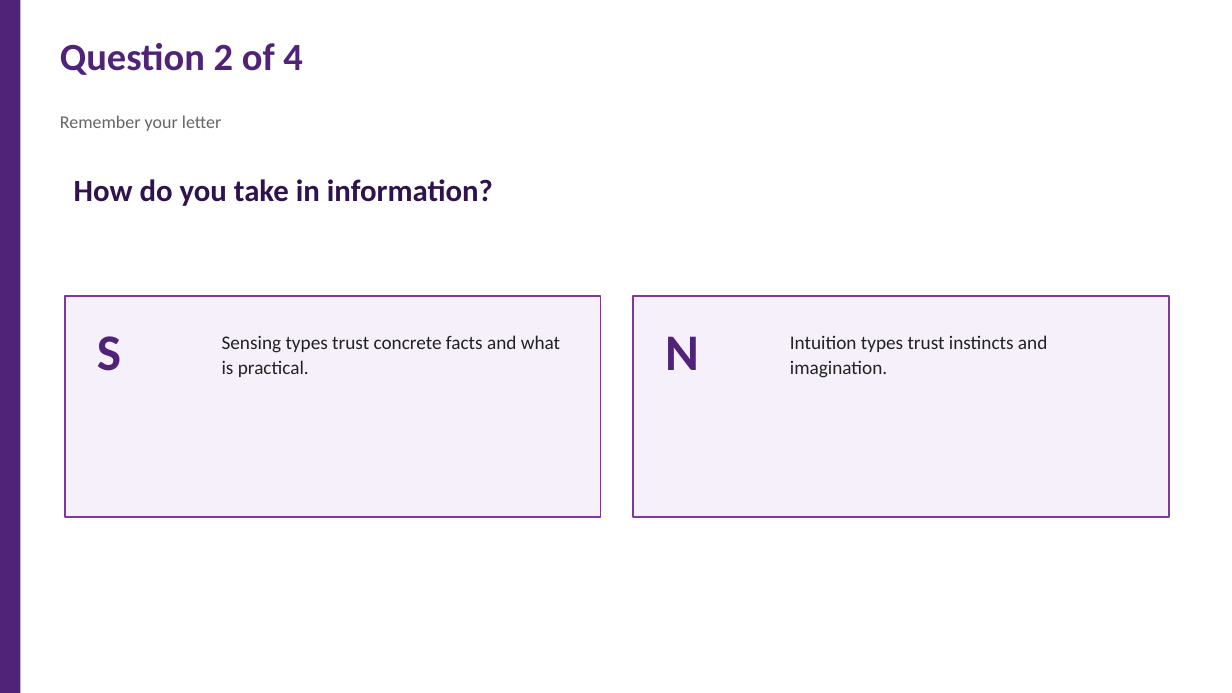
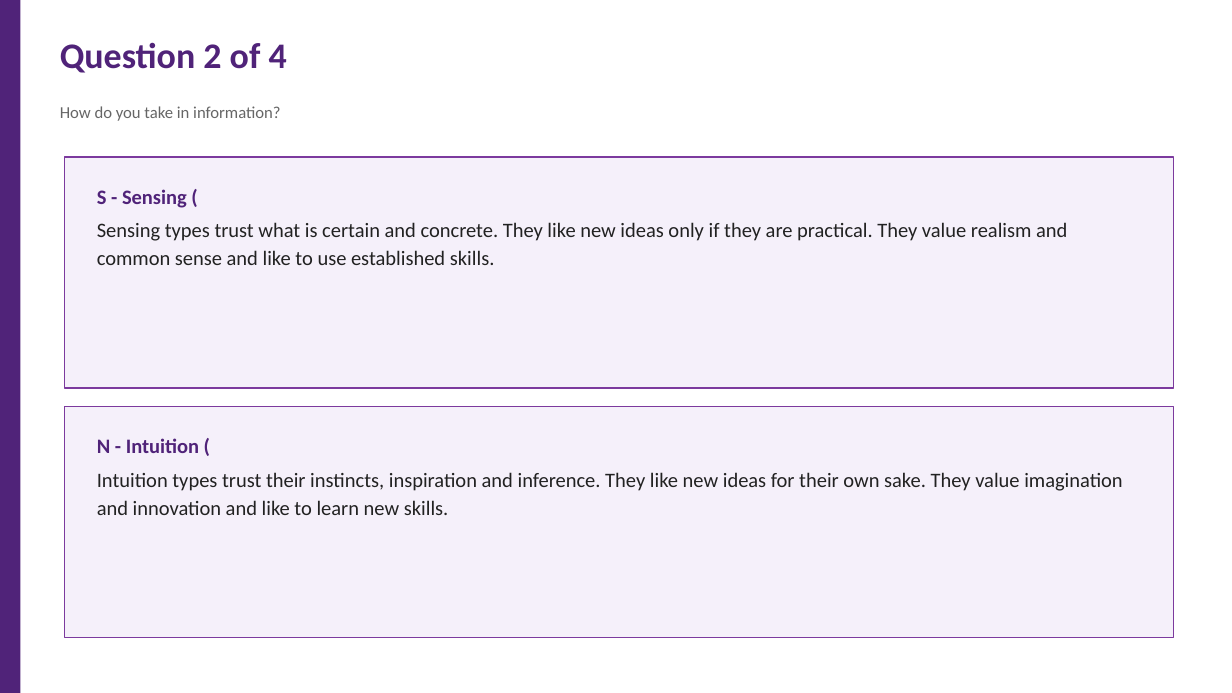
Before and after one commit to 975801846-star/workspace-outputs, a slide deck: slide 4 of Effective_Teamwork_2_survey.pptx. Drawn at 1232x693 pixels with LibreOffice and Linux fonts; fonts in the diff are those of the drawing. Boxes give left, top, right and bottom in pixels: in the first picture for what was removed or moved away, otherwise in the second. Text is boxed around its words. In the diff, an @@ line names an element or a change of style, - is before the commit and + after.

Commit message:
Update survey PPT: full source text, top-bottom layout

```diff
--- a/Effective_Teamwork_2_survey.pptx
+++ b/Effective_Teamwork_2_survey.pptx
@@ text "Question 2 of 4" at (60, 42, 287, 73): size 30 to 28 pt @@
@@ text "How do you take in ...": place and size @@
-text "How do you take in ..." at (74, 179, 493, 206)
+text "How do you take in ..." at (60, 106, 280, 121)
@@ text "How do you take in ..." at (60, 106, 280, 121): size 24 to 13 pt, text colour #30124E to #666666, bold off; more space between paragraphs @@
@@ text removed at (60, 115, 221, 131) @@
-Remember your letter
@@ rectangle added at (65, 157, 1174, 388), fill #F5F0FA, outline #7C3A9E 1.2 pt @@
@@ text added at (97, 189, 1067, 265), 16 pt, text #222222 @@
+S - Sensing (
+Sensing types trust what is certain and concrete. They like new ideas only if they are practical. They value realism and common sense and like to use established skills.
@@ rectangle removed at (65, 296, 601, 518) @@
@@ rectangle removed at (633, 296, 1169, 518) @@
@@ text removed at (97, 336, 121, 371) @@
-S
@@ text removed at (665, 336, 699, 370) @@
-N
@@ text removed at (790, 335, 1047, 378) @@
-Intuition types trust instincts and imagination.
@@ rectangle added at (65, 407, 1174, 638), fill #F5F0FA, outline #7C3A9E 1.2 pt @@
@@ text at (97, 438, 1122, 515): text changed; size 15 to 16 pt @@
-Sensing types trust concrete facts and what is practical.
+N - Intuition (
+Intuition types trust their instincts, inspiration and inference. They like new ideas for their own sake. They value imagination and innovation and like to learn new skills.
```
Also in this commit, not shown: 5 other slides changed.
